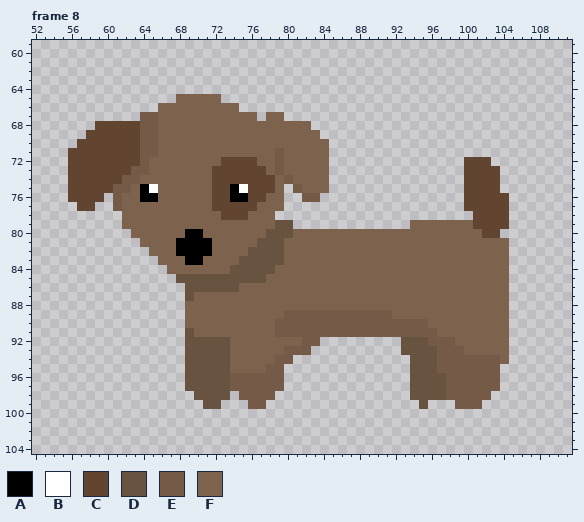
Pixel-art file -- Assets/Resources/Sprites/forest/forest-boss.aseprite. Above is the file before it was changed.
130x165 pixels, 11 frames. Shown: frame 8: x 52..111, y 59..104. The commit also changed other frames, which this record leaves out.
Visible layers, top first: "arm-left", "arm-right", "face", "head", "leg-right", "leg-left", "body".
Palette (. is transparent): A #000000  B #ffffff  C #614530  D #685240  E #755b47  F #7d624d
Pixels before, frame 8 (only the part around the change), first column x 52:
 59 ............................................................
 60 ............................................................
 61 ............................................................
 62 ............................................................
 63 ............................................................
 64 ............................................................
 65 ................FFFFF.......................................
 66 ..............FFFFFFFFF.....................................
 67 ............EEFFFFFFFFFFF.FF................................
 68 .......CCCCCEEFFFFFFFFFFFFFFFFF.............................
 69 ......CCCCCCEEFFFFFFFFFFFFFFFFFF............................
 70 .....CCCCCCCEEFFFFFFFFFFFFFFFFFFF...........................
 71 ....CCCCCCCCEEFFFFFFFFFFFFFEFFFFF...........................
 72 ....CCCCCCCCEFFFFFFFFCCCCFFEFFFFF...............CCC.........
 73 ....CCCCCCCEEFFFFFFFCCCCCCFEFFFFF...............CCCC........
 74 ....CCCCCCEEFFFFFFFFCCCCCCCFEFFFF...............CCCC........
 75 ....CCCCCEEFABFFFFFFCCABCCCF.EFFF...............CCCC........
 76 ....CCCC.EFFAAFFFFFFCCAACCFF..EE................CCCCC.......
 77 .....CC..EFFFFFFFFFFCCCCCFFF....................CCCCC.......
 78 ..........FFFFFFFFFFFCCCFFF......................CCCC.......
 79 ..........FFFFFFFFFFFFFFFFFDD.............FFFFFFFCCCC.......
 80 ...........FFFFFFAAFFFFFFFDDDFFFFFFFFFFFFFFFFFFFFFCC........
 81 ............FFFFAAAAFFFFFDDDFFFFFFFFFFFFFFFFFFFFFFFFF.......
 82 .............FFFAAAAFFFFDDDDFFFFFFFFFFFFFFFFFFFFFFFFF.......
 83 ..............FFFAAFFFFDDDDDFFFFFFFFFFFFFFFFFFFFFFFFF.......
 84 ...............FFFFFFFDDDDDFFFFFFFFFFFFFFFFFFFFFFFFFF.......
 85 ................DDDDDDDDDDFFFFFFFFFFFFFFFFFFFFFFFFFFF.......
 86 .................DDDDDDFFFFFFFFFFFFFFFFFFFFFFFFFFFFFF.......
 87 .................DFFFFFFFFFFFFFFFFFFFFFFFFFFFFFFFFFFF.......
 88 .................FFFFFFFFFFFFFFFFFFFFFFFFFFFFFFFFFFFF.......
 89 .................FFFFFFFFFFFEEEEEEEEEEEEFFFFFFFFFFFFF.......
 90 .................FFFFFFFFFFEEEEEEEEEEEEEEEEEFFFFFFFFF.......
 91 .................DFFFFFFFFFEEEEEEEEEEEEEEEEEEFFFFFFFF.......
 92 .................DDDDDFFFFFFFFEE.........DDDEEEFFFFFF.......
 93 .................DDDDDFFFFFFEEE..........DDDDEEEFFFFF.......
 94 .................DDDDDFFFFFEE.............DDDEEEEEEEF.......
 95 .................DDDDDFFFFEE..............DDDEEEEEEE........
 96 .................DDDDDEEEEEE..............DDDDEEEEEE........
 97 .................DDDDDEEEEEE..............DDDDEEEEEE........
 98 ..................DDDD.EEEE...............DDDDEEEEE.........
 99 ...................DD...EE.................D...EEE..........
100 ............................................................
101 ............................................................
102 ............................................................
103 ............................................................
104 ............................................................
After:
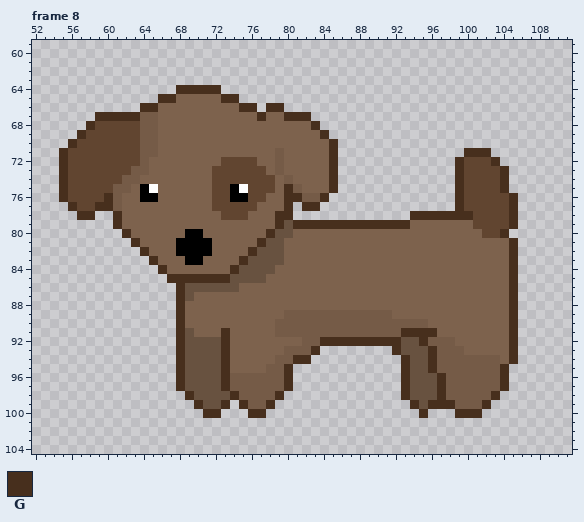
Colours new in this view: G #472f1d
What changed:
Changed rows in their new state; - is an unchanged pixel.
Frame 8:
first column x 55:
 64 -------------GGGGG---------------------------------
 65 -----------GG-----GG-------------------------------
 66 ---------GG---------GG-GG--------------------------
 67 ----GGGGG-------------G--GGG-----------------------
 68 ---G------------------------G----------------------
 69 --G--------------------------G---------------------
 70 -G----------------------------G--------------------
 71 G-----------------------------G--------------GGG---
 72 G-----------------------------G-------------G---G--
 73 G-----------------------------G-------------G----G-
 74 G-----------------------------G-------------G----G-
 75 G------------------------G----G-------------G----G-
 76 G----G-------------------GG--G--------------G-----G
 77 -G--GG-------------------G-GG---------------G-----G
 78 --GG--G-----------------GG-------------GGGGGGG----G
 79 ------G-----------------G-GGGGGGGGGGGGG-----------G
 80 -------G---------------G-------------------------G-
 81 --------G-------------G---------------------------G
 82 ---------G-----------G----------------------------G
 83 ----------G---------G-----------------------------G
 84 -----------G-------G------------------------------G
 85 ------------GGGGGGG-------------------------------G
 86 -------------G------------------------------------G
 87 -------------G------------------------------------G
 88 -------------G------------------------------------G
 89 -------------G------------------------------------G
 90 -------------G------------------------------------G
 91 -------------G----G-------------------GGGG--------G
 92 -------------G----G----------GGGGGGGGG--G---------G
 93 -------------G----G---------G--------G---G--------G
 94 -------------G----G-------GG----------G--G--------G
 95 -------------G----G------G------------G--G-------G-
 96 -------------G----G------G------------G---G------G-
 97 -------------G----G------G------------G---G------G-
 98 --------------G----G----G-------------G---G-----G--
 99 ---------------G--G-G--G---------------G-GGG---G---
100 ----------------GG---GG-----------------G---GGG----
Boxes around the changes in both pictures, in picture pixels (x1, y1, x2, y2):
changed: (59, 85, 518, 418)
